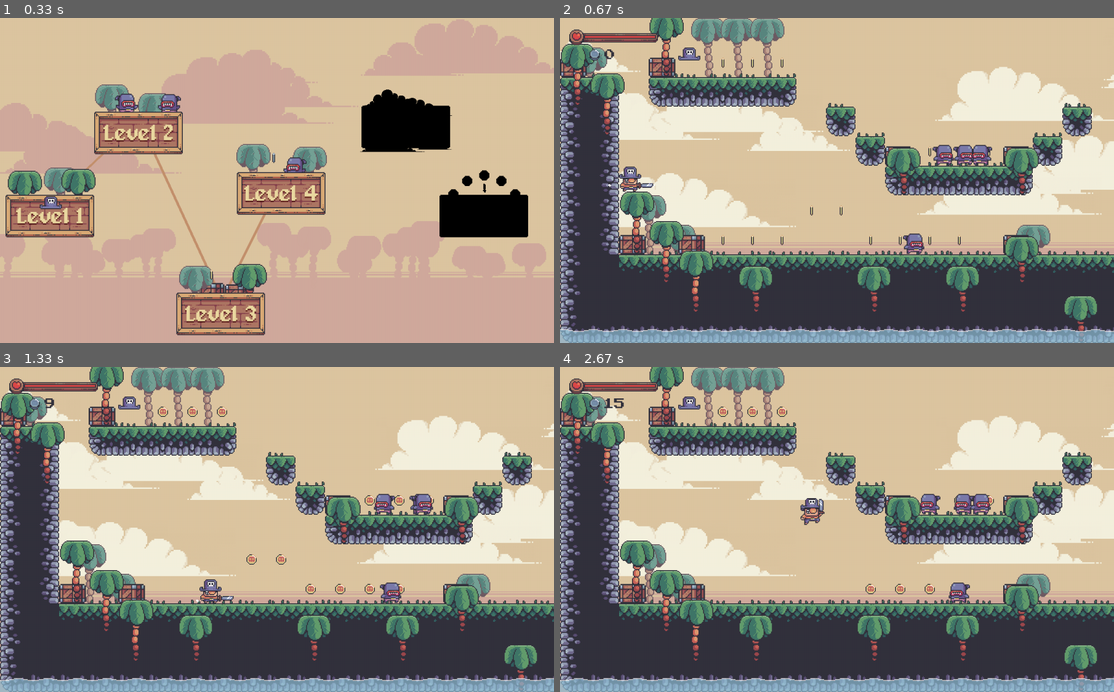
Above: before the commit, frames 1-4 (two rows, left to right).
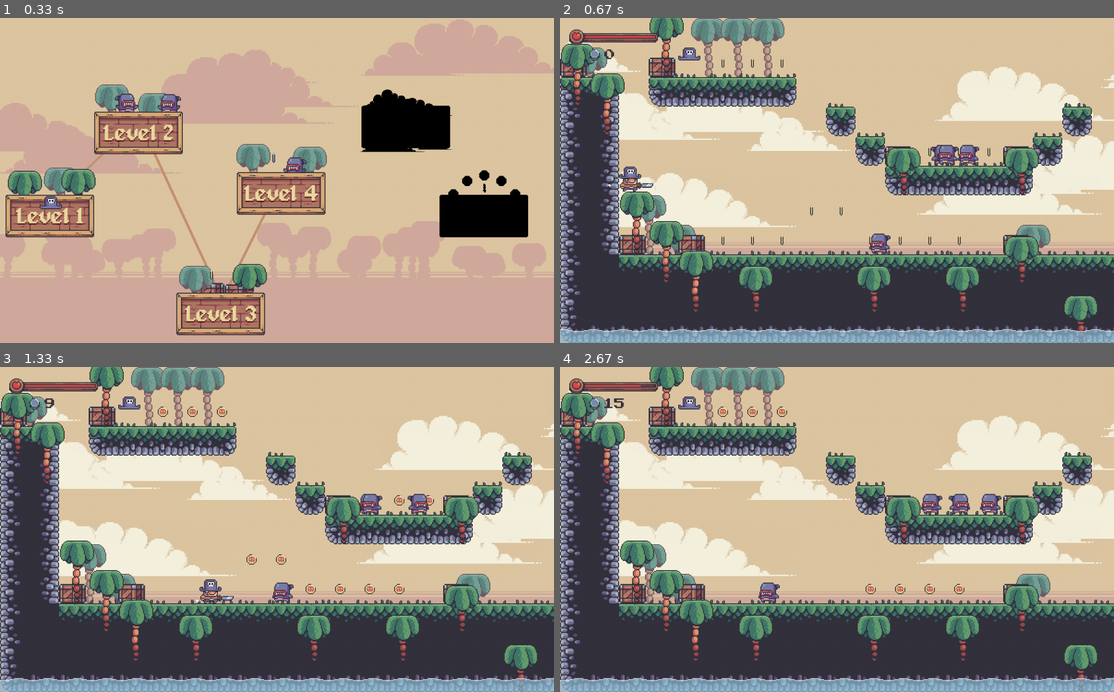
Above: after the commit, the same moments.

Repository: idloneal/pygame
Game: pygame game, started from 平台跳跃/code/main.py
The game is run twice, just before and just after one commit, with the same random seed, the same clock (stepped at 60 frames per second) and the same inputs.
Inputs:
- Up to frame 1 (0.33 s): no input
- Up to frame 2 (0.67 s): tap Space at 0.33 s
- Up to frame 3 (1.33 s): hold Right 0.67-1.13 s; hold Right from 1.17 s (still down)
- Up to frame 4 (2.67 s): release Right at 1.63 s; hold Left 1.67-2.2 s; tap Space at 1.73, 2.03, 2.3, 2.6 s; hold Right 2.23-2.63 s; tap J at 2.38 s

Frame 1 is identical in both runs. In frame 2, 0.8% of the frame differs, in the area x 55-78%, y 39-73%; in frame 3, 0.9%; in frame 4, 1.2%, in the area x 14-80%, y 5-73%.

Commit message:
添加了踩死敌人 和敌人造成的伤害 血条 银币币的数量 与 死亡 重生

Diff:
--- a/平台跳跃/code/enemy.py
+++ b/平台跳跃/code/enemy.py
@@ -9,7 +9,7 @@
         super(Enemy, self).__init__(size, x, y, '../graphics/enemy/run')
         offset_y = y + size
         self.rect = self.image.get_rect(bottomleft=(x, offset_y))
-        self.speed = float(random.choice(['1', '2']))
+        self.speed = float(random.choice(['-1', '-2']))
 
     def move(self):
         self.reverse_image()
--- a/平台跳跃/code/level.py
+++ b/平台跳跃/code/level.py
@@ -11,7 +11,7 @@
 
 class Level:
     # level setup
-    def __init__(self, current_level, surface, create_overworld, change_coins):
+    def __init__(self, current_level, surface, create_overworld, change_coins, change_health):
         # general setup
         self.display_surface = surface
         self.world_shift = 0
@@ -27,7 +27,7 @@
         player_layout = import_csv_layout(level_data['player'])
         self.player = pygame.sprite.GroupSingle()
         self.goal = pygame.sprite.GroupSingle()
-        self.player_setup(player_layout)
+        self.player_setup(player_layout, change_health)
 
         # user interface
         self.change_coins = change_coins
@@ -74,13 +74,16 @@
         self.dust_sprite = pygame.sprite.GroupSingle()
         self.player_on_ground = False
 
-    def player_setup(self, layout):
+        # explosion particles
+        self.explosion_sprites = pygame.sprite.Group()
+
+    def player_setup(self, layout, change_health):
         for row_index, row in enumerate(layout):
             for col_index, val in enumerate(row):
                 x = col_index * tile_size
                 y = row_index * tile_size
                 if val == '0':
-                    player_sprite = Player((x, y), self.display_surface, self.create_jump_particles)
+                    player_sprite = Player((x, y), self.display_surface, self.create_jump_particles, change_health)
                     self.player.add(player_sprite)
                 if val == '1':
                     hat_surface = pygame.image.load('../graphics/character/hat.png').convert_alpha()
@@ -227,8 +230,9 @@
         if player.on_ceiling and player.direction.y > 0:
             player.on_ceiling = False
 
-    def check_death(self):
+    def check_fall_map(self):
         if self.player.sprite.rect.top > screen_height:
+            self.player.sprite.change_health(-10)
             self.create_overworld(self.current_level, 0)
 
     def check_win(self):
@@ -237,12 +241,28 @@
 
     def check_coins_collisions(self):
         collided_coins = pygame.sprite.spritecollide(self.player.sprite, self.coins_sprites, True)
+
         if collided_coins:
             for coin in collided_coins:
                 self.change_coins(coin.value)
 
     def check_enemy_collisions(self):
-        pass
+        enemy_collisions = pygame.sprite.spritecollide(self.player.sprite, self.enemies_sprites, False)
+
+        if enemy_collisions:
+            for enemy in enemy_collisions:
+                enemy_half_half = (enemy.rect.centery + enemy.rect.top) / 2
+                enemy_top = enemy.rect.top
+                player_bottom = self.player.sprite.rect.bottom
+
+                if enemy_top < player_bottom < enemy_half_half and self.player.sprite.status == 'fall':  # 是否踩到了敌人的上半部分
+                    enemy.kill()
+                    explosion_sprite = ParticlesEffect(enemy.rect.center, 'enemy_explosion')
+                    explosion_sprite.rect = explosion_sprite.image.get_rect(center=enemy.rect.center)
+                    self.explosion_sprites.add(explosion_sprite)
+                    self.player.sprite.jump()
+                else:
+                    self.player.sprite.get_damage()
 
     def run(self):
         # decoration sky&cloud
@@ -274,7 +294,12 @@
         self.enemies_sprites.update(self.world_shift)
         self.enemy_collision_constraint()
         self.enemies_sprites.draw(self.display_surface)
+        # check enemy collision
         # self.collision_sprites.draw(self.display_surface)
+
+        # explosion particles
+        self.explosion_sprites.update(self.world_shift)
+        self.explosion_sprites.draw(self.display_surface)
 
         # dust particles
         self.dust_sprite.update(self.world_shift)
@@ -297,9 +322,10 @@
         # water
         self.water.draw(self.display_surface, self.world_shift)
 
-        # player UI
+        # player collision
         self.check_coins_collisions()
-
-        self.check_death()
+        self.check_enemy_collisions()
+
+        self.check_fall_map()
         self.check_win()
         self.scroll_x()
--- a/平台跳跃/code/main.py
+++ b/平台跳跃/code/main.py
@@ -25,7 +25,7 @@
         self.level = None
 
     def create_level(self, current_level):
-        self.level = Level(current_level, screen, self.create_overworld, self.change_coins)
+        self.level = Level(current_level, screen, self.create_overworld, self.change_coins, self.change_health)
         self.status = 'level'
 
     def create_overworld(self, current_level, new_max_level):
@@ -36,6 +36,20 @@
 
     def change_coins(self, amount):
         self.coins += amount
+
+    def change_health(self,amount):
+        self.cur_health += amount
+
+    def check_death(self):
+        # init attributes
+        if self.cur_health <= 0:
+            self.cur_health = 100
+            self.coins = 0
+            self.max_level = 0
+            # init map
+            self.overworld = Overworld(0, self.max_level, screen, self.create_level)
+            self.status = 'overworld'
+
 
     def run(self):
         if self.status == 'overworld':
--- a/平台跳跃/code/particles.py
+++ b/平台跳跃/code/particles.py
@@ -11,6 +11,8 @@
             self.frames = import_folder('../graphics/character/dust_particles/jump')
         if type == 'land':
             self.frames = import_folder('../graphics/character/dust_particles/land')
+        if type == 'enemy_explosion':
+            self.frames = import_folder('../graphics/enemy/explosion')
         self.image = self.frames[self.frame_index]
         self.rect = self.image.get_rect(midbottom=pos)
 
--- a/平台跳跃/code/player.py
+++ b/平台跳跃/code/player.py
@@ -1,9 +1,10 @@
 import pygame
 from support import import_folder
+from math import sin
 
 
 class Player(pygame.sprite.Sprite):
-    def __init__(self, pos, surface, create_jump_particles):
+    def __init__(self, pos, surface, create_jump_particles, change_health):
         super(Player, self).__init__()
         self.animations = {}
         self.import_character_assets()
@@ -27,11 +28,18 @@
         self.jump_num = 0
 
         # player status
+        self.status = 'idle'
         self.facing_right = True
         self.on_ground = False
         self.on_ceiling = False
         self.on_left = False
         self.on_right = False
+
+        # health
+        self.change_health = change_health
+        self.invincible = False
+        self.invincible_frame = 800
+        self.hurt_time = 0
 
     def import_character_assets(self):
         character_path = '../graphics/character/'
@@ -40,9 +48,9 @@
             full_path = character_path + animation
             self.animations[animation] = import_folder(full_path)
 
-    def animate(self, status):
-        # 循环图像
-        animation = self.animations[status]
+    def animate(self):
+        # loop frame
+        animation = self.animations[self.status]
         self.frame_index += self.animation_speed
         if self.frame_index >= len(animation):
             self.frame_index = 0
@@ -67,8 +75,8 @@
         elif self.on_ceiling:
             self.rect = self.image.get_rect(midtop=self.rect.midtop)
 
-    def run_dust_animation(self, status):
-        if status == 'run' and self.on_ground:
+    def run_dust_animation(self):
+        if self.status == 'run' and self.on_ground:
             self.dust_frame_index += self.dust_animation_speed
             if self.dust_frame_index >= len(self.dust_run_particles):
                 self.dust_frame_index = 0
@@ -100,18 +108,16 @@
             self.create_jump_particles(self.rect.midbottom)
 
     def get_status(self):
-        status = 'idle'
         if self.direction.x == 0 and self.direction.y == 0:
-            status = 'idle'
+            self.status = 'idle'
         elif self.direction.x != 0 and self.direction.y == self.gravity or self.direction.y == 0:
-            status = 'run'
+            self.status = 'run'
         elif self.direction.y < 0:
-            status = 'jump'
+            self.status = 'jump'
         elif self.direction.y > self.gravity:
-            status = 'fall'
-
-        self.animate(status)
-        self.run_dust_animation(status)
+            self.status = 'fall'
+        else:
+            self.status = 'idle'
 
     def apply_gravity(self):
         self.direction.y += self.gravity
@@ -120,6 +126,37 @@
     def jump(self):
         self.direction.y = self.jump_speed
 
+    def get_damage(self):
+        if not self.invincible:
+            self.change_health(-10)
+            self.invincible = True
+            self.hurt_time = pygame.time.get_ticks()
+
+    def invincible_time(self):
+        if self.invincible:
+            current_time = pygame.time.get_ticks()
+            if self.hurt_time + self.invincible_frame <= current_time:
+                self.invincible = False
+
+    def invincible_animate(self):
+        if self.invincible:
+            value = self.wave_value()
+            self.image.set_alpha(value)
+        else:
+            self.image.set_alpha(255)
+
+    @staticmethod
+    def wave_value():
+        value = sin(pygame.time.get_ticks())
+        if value >= 0:
+            return 255
+        else:
+            return 0
+
     def update(self):
         self.get_input()
         self.get_status()
+        self.animate()
+        self.run_dust_animation()
+        self.invincible_time()
+        self.invincible_animate()
--- a/平台跳跃/code/ui.py
+++ b/平台跳跃/code/ui.py
@@ -7,7 +7,7 @@
         self.display_surface = surface
 
         # health
-        self.health = pygame.image.load('../graphics/ui/health_bar.png')
+        self.health = pygame.image.load('../graphics/ui/health_bar.png').convert_alpha()
         health_topleft = (20, 10)
         self.health_rect = self.health.get_rect(topleft=health_topleft)
         self.health_bar_topleft = (health_topleft[0] + 34, health_topleft[1] + 29)
@@ -15,7 +15,7 @@
         self.health_bar_height = 4
 
         # coins
-        self.coin = pygame.image.load('../graphics/ui/coin.png')
+        self.coin = pygame.image.load('../graphics/ui/coin.png').convert_alpha()
         coin_pos = (self.health_rect.left + 40, self.health_rect.bottom - 10)
         self.coin_rect = self.coin.get_rect(topleft=coin_pos)
 
@@ -27,7 +27,7 @@
         current_health_ratio = current / full
         current_bar_width = self.health_bar_max_width * current_health_ratio
         health_bar_rect = pygame.Rect(self.health_bar_topleft, (current_bar_width, self.health_bar_height))
-        pygame.draw.rect(self.display_surface,'#dc4949',health_bar_rect)
+        pygame.draw.rect(self.display_surface, '#dc4949', health_bar_rect)
 
     def show_coins(self, amount):
         self.display_surface.blit(self.coin, self.coin_rect)
